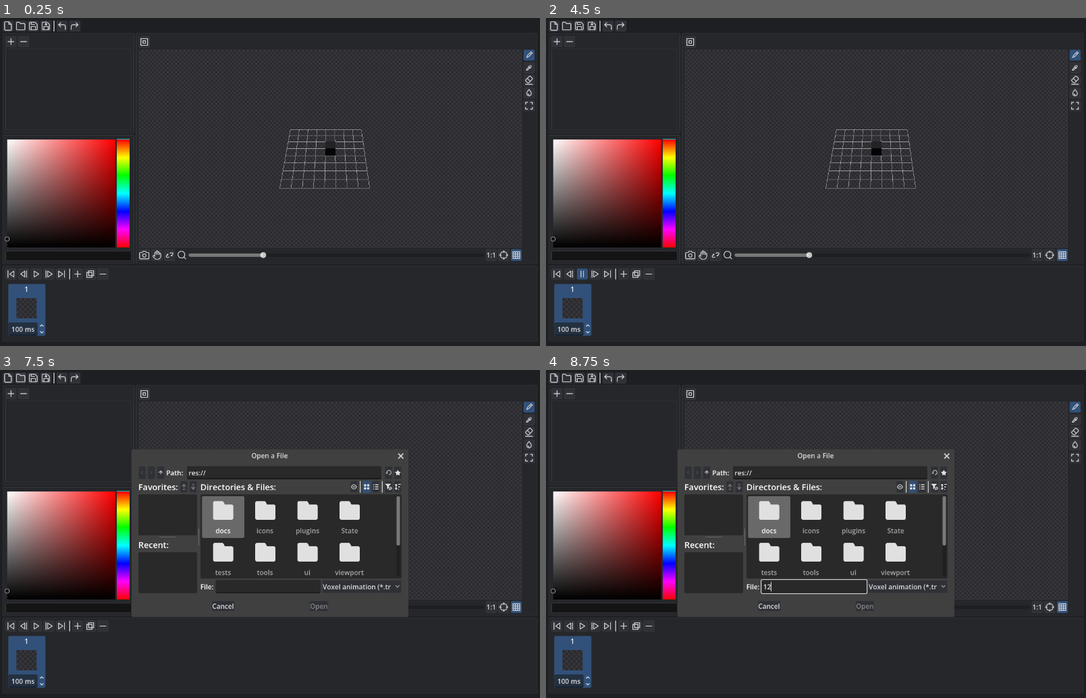
Above: before the commit, frames 1-4 (two rows, left to right).
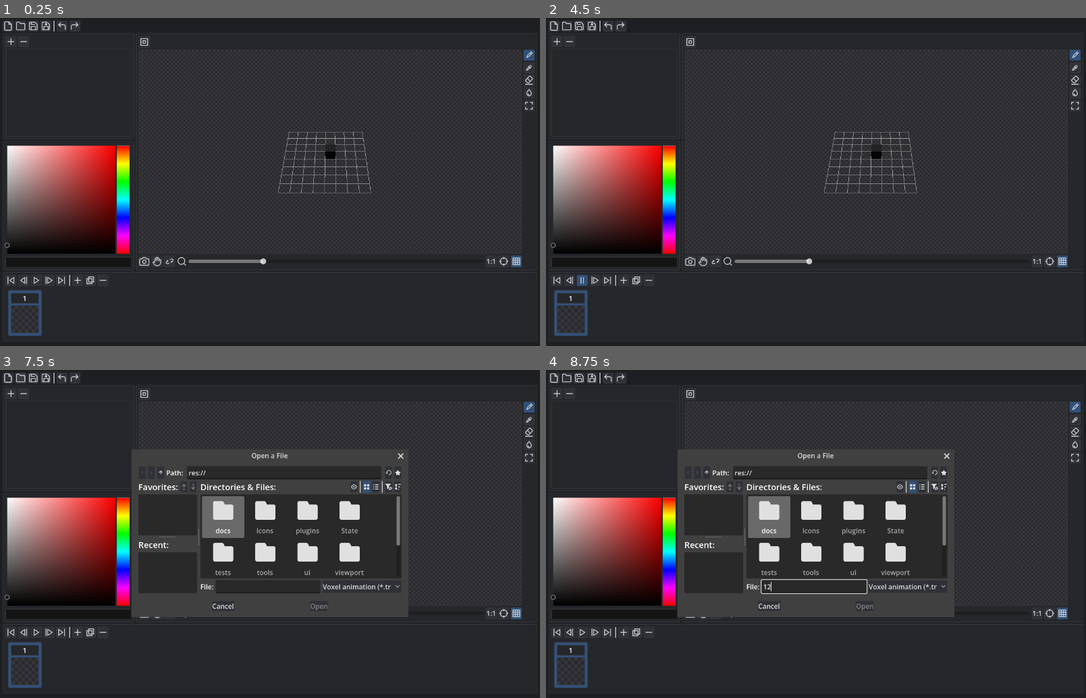
Above: after the commit, the same moments.

Repository: LeonardMeagher2/LVE
Game: Godot game, scene res://Main.tscn
The game is run twice, just before and just after one commit, with the same random seed, the same clock (stepped at 60 frames per second) and the same inputs.
Inputs (mouse positions are in pixels of both pictures, inside the frame that each line leads up to; where the layout moved, square brackets give the same spot in the first picture):
- Up to frame 1 (0.25 s): no input
- Up to frame 2 (4.5 s): click (573, 313) [573, 309] at 0.5 s; click (551, 24) at 1.25 s; click (551, 24) at 2 s; click (556, 280) [556, 273] at 2.75 s; click (556, 280) [556, 273] at 3.5 s; click (583, 280) [583, 273] at 4.25 s
- Up to frame 3 (7.5 s): click (37, 632) [37, 625] at 5 s; click (48, 632) [48, 625] at 5.75 s; click (48, 632) [48, 625] at 6.5 s; click (21, 376) at 7.25 s
- Up to frame 4 (8.75 s): click (816, 586) at 8.02 s; type "12" at 8.1 s

The runs differ from the first frame. In frame 1, 4.0% of the frame differs, in the area x 0-97%, y 33-97%; in frame 2, 4.0%; in frame 3, 2.7%; in frame 4, 2.7%.

Commit message:
Fix the frame sizing and swatch selection

Diff:
--- a/ui/AnimationTimeline/Frame.tscn
+++ b/ui/AnimationTimeline/Frame.tscn
@@ -6,11 +6,8 @@
 [ext_resource type="Script" uid="uid://bs40ovq8dbd7n" path="res://ui/AnimationTimeline/FramePreview.gd" id="4_rtc8n"]
 
 [node name="Frame" type="PanelContainer" unique_id=276647722]
-anchors_preset = 15
-anchor_right = 1.0
-anchor_bottom = 1.0
-grow_horizontal = 2
-grow_vertical = 2
+offset_right = 80.0
+offset_bottom = 109.0
 mouse_filter = 1
 script = ExtResource("1_rtc8n")
 
@@ -22,29 +19,41 @@
 button_pressed = true
 button_group = ExtResource("2_8odrg")
 
-[node name="VBoxContainer" type="VBoxContainer" parent="." unique_id=1491507976]
+[node name="MarginContainer" type="MarginContainer" parent="." unique_id=1035997408]
+layout_mode = 2
+mouse_filter = 2
+
+[node name="VBoxContainer" type="VBoxContainer" parent="MarginContainer" unique_id=1491507976]
 layout_mode = 2
 focus_behavior_recursive = 1
 mouse_filter = 2
 
-[node name="Number" type="Label" parent="VBoxContainer" unique_id=653081230]
+[node name="PanelContainer" type="PanelContainer" parent="MarginContainer/VBoxContainer" unique_id=2088539589]
+layout_mode = 2
+size_flags_vertical = 0
+mouse_filter = 2
+
+[node name="Number" type="Label" parent="MarginContainer/VBoxContainer/PanelContainer" unique_id=653081230]
 unique_name_in_owner = true
 layout_mode = 2
+size_flags_vertical = 1
+text = "0"
 horizontal_alignment = 1
 
-[node name="MarginContainer" type="MarginContainer" parent="VBoxContainer" unique_id=1384944201]
+[node name="PanelContainer2" type="PanelContainer" parent="MarginContainer/VBoxContainer" unique_id=1415986218]
 layout_mode = 2
 mouse_filter = 2
 
-[node name="TextureRect" type="TextureRect" parent="VBoxContainer/MarginContainer" unique_id=1441147444]
+[node name="TextureRect" type="TextureRect" parent="MarginContainer/VBoxContainer/PanelContainer2" unique_id=1441147444]
+custom_minimum_size = Vector2(64, 64)
 layout_mode = 2
 mouse_filter = 2
 texture = ExtResource("3_5lgwl")
 stretch_mode = 5
 
-[node name="Preview" type="TextureRect" parent="VBoxContainer/MarginContainer" unique_id=920543017]
+[node name="Preview" type="TextureRect" parent="MarginContainer/VBoxContainer/PanelContainer2" unique_id=920543017]
 unique_name_in_owner = true
-custom_minimum_size = Vector2(42, 42)
+custom_minimum_size = Vector2(64, 64)
 propagate_maximum_size = true
 layout_mode = 2
 mouse_filter = 2
@@ -52,9 +61,11 @@
 stretch_mode = 5
 script = ExtResource("4_rtc8n")
 
-[node name="Delay" type="SpinBox" parent="VBoxContainer" unique_id=755136778]
+[node name="Delay" type="SpinBox" parent="MarginContainer/VBoxContainer" unique_id=755136778]
 unique_name_in_owner = true
+visible = false
 layout_mode = 2
+size_flags_horizontal = 4
 focus_mode = 2
 focus_behavior_recursive = 2
 min_value = 1.0
@@ -63,7 +74,9 @@
 rounded = true
 allow_greater = true
 alignment = 1
+update_on_text_changed = true
 suffix = "ms"
+select_all_on_focus = true
 
 [connection signal="toggled" from="Button" to="." method="_on_button_toggled"]
-[connection signal="value_changed" from="VBoxContainer/Delay" to="Button" method="_on_delay_value_changed"]
+[connection signal="value_changed" from="MarginContainer/VBoxContainer/Delay" to="Button" method="_on_delay_value_changed"]
--- a/ui/AnimationTimeline/FramePreview.gd
+++ b/ui/AnimationTimeline/FramePreview.gd
@@ -1,6 +1,6 @@
 extends TextureRect
 
-const SIZE := 48
+const SIZE := 64
 const PAD := 2.0
 
 
--- a/ui/PalettePanel/PalettePanel.gd
+++ b/ui/PalettePanel/PalettePanel.gd
@@ -48,9 +48,7 @@
 
 func _select_current() -> void:
 	for swatch in _swatch_grid.get_children():
-		if swatch.color == State.current_color:
-			(swatch as Button).set_pressed_no_signal(true)
-			return
+		(swatch as Button).set_pressed_no_signal(swatch.color == State.current_color)
 
 
 func _on_add_btn_pressed() -> void:
--- a/ui/PalettePanel/Swatch.gd
+++ b/ui/PalettePanel/Swatch.gd
@@ -10,9 +10,3 @@
 		var sb_pressed:StyleBoxFlat = get_theme_stylebox("pressed")
 		sb_normal.bg_color = color
 		sb_pressed.bg_color = color
-
-func _ready() -> void:
-	toggled.connect(_on_toggled)
-
-func _on_toggled(toggled_on:bool):
-	disabled = toggled_on
